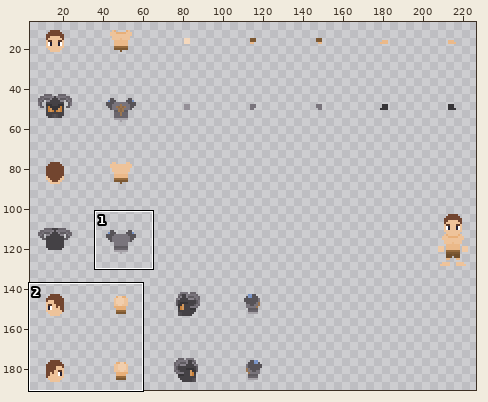
Sprite sheet: Assets/Sprites/PNG/Player/PlayerCharacter.png. The picture above shows the old version from afar; the outline marks the close-up.
Close-up. First the earlier version:
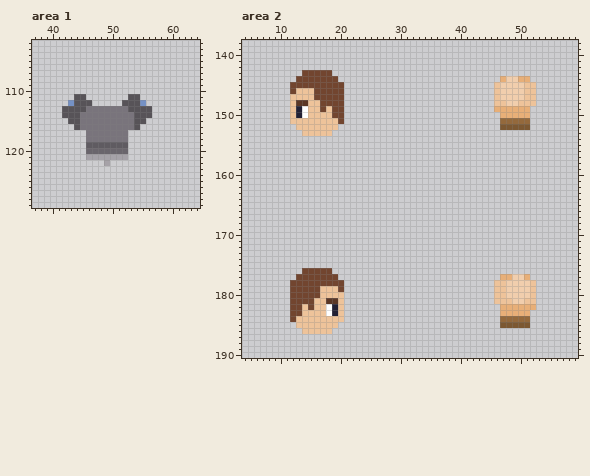
The file is 231x198 pixels. Colours within 5 levels of each other are drawn and written as one. Shown: area 1: x 37..64, y 102..129; area 2: x 4..59, y 138..190. The wide view leaves out empty margins. The commit also changed other parts of the picture, which this record leaves out.
After the commit:
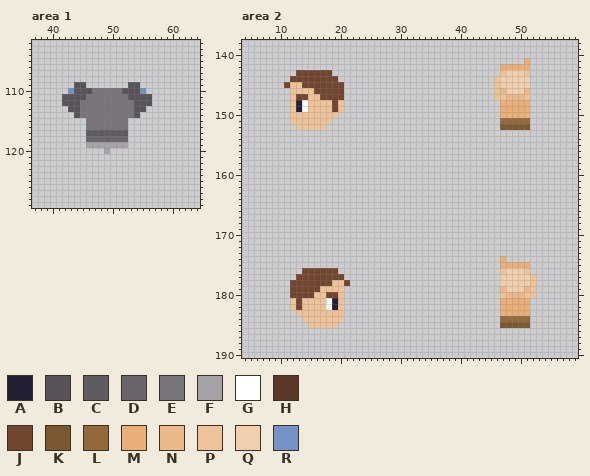
Palette (. is transparent): A #222034  B #575358  C #5f5b61  D #6a656c  E #79747c  F #a6a2a8  G #ffffff  H #5b3726  J #72452f  K #7c5832  L #94693c  M #e8af78  N #ebb989  P #eec39a  Q #f1cead  R #7591c5
The edit:
Area 1:
y 109: x 44..45 .. -> BB; x 53..54 .. -> BB
y 110: x 43..55 ............. -> RBBBEEEEEBBBR
y 111: x 42..43 .. -> BB; x 46..52 ....... -> EEEEEEE; x 55..56 .. -> BB
y 112: x 42..43 .R -> BB; x 45..53 BB.....BB -> EEEEEEEEE; x 55..56 R. -> BB
y 113: x 42 B -> .; x 45 B -> E; x 53 B -> E; x 56 B -> .
y 114: x 42..43 BB -> ..; x 55..56 BB -> ..
y 115: x 43..45 BBE -> ...; x 53..55 EBB -> ...
y 116: x 44..45 BE -> ..; x 53..54 EB -> ..
y 117: x 46..52 EEEEEEE -> CCCCCCC
y 118: x 46..52 EEEEEEE -> DDDDDDD
y 119: x 46..52 CCCCCCC -> FFFFFFF
y 120: x 46..52 DDDDDDD -> ...F...
y 121: x 46..52 FFFFFFF -> .......
y 122: x 49 F -> .
Area 2:
y 141: x 51 . -> M
y 142: x 47..51 ..... -> MMMMM
y 143: x 13 . -> J; x 47..51 ..... -> PQQQP
y 144: x 12 . -> J; x 46..47 .M -> PQ; x 50..51 MM -> QQ
y 145: x 11..13 .JJ -> JPP; x 51..52 PP -> Q.
y 146: x 12 J -> P; x 47 Q -> N; x 51..52 PP -> N.
y 147: x 13..14 PP -> JJ; x 16 J -> P; x 47..50 QQQQ -> PNNN; x 52 P -> .
y 148: x 13..14 HH -> AG; x 17..18 JJ -> PP; x 20 J -> P; x 46..52 PPQQPPP -> .MMMMM.
y 149: x 17 J -> P; x 20 J -> P; x 46 M -> .
y 150: x 13..14 AG -> PP; x 19..20 JJ -> P.
y 151: x 19..20 PJ -> ..
y 152: x 18..19 PP -> ..
y 153: x 14..18 PPPPP -> .....
y 174: x 47 . -> M
y 175: x 47..51 ..... -> MMMMM
y 176: x 19 . -> J; x 47..51 ..... -> PQQQP
y 177: x 20 . -> J; x 47..48 MM -> QQ; x 51..52 M. -> QP
y 178: x 19..21 JJ. -> PPJ; x 46..47 PP -> .Q
y 179: x 20 J -> P; x 46..47 PP -> .N; x 51 Q -> N
y 180: x 16 J -> P; x 18..19 PP -> JJ; x 46 P -> .; x 48..51 QQQQ -> NNNP
y 181: x 12 J -> P; x 14..15 JJ -> PP; x 18..19 HH -> GA; x 46..52 PPPQQPP -> .MMMMM.
y 182: x 12 J -> P; x 15 J -> P; x 52 M -> .
y 183: x 12..13 JJ -> .P; x 18..19 GA -> PP
y 184: x 12..13 JP -> ..
y 185: x 13..14 PP -> ..
y 186: x 14..18 PPPPP -> .....
Where, in picture pixels (left, top, right, bottom), the same in both close-ups:
changed: (62, 82, 152, 166)
changed: (494, 58, 536, 112)
changed: (284, 70, 344, 136)
changed: (494, 256, 536, 310)
changed: (290, 268, 350, 334)
